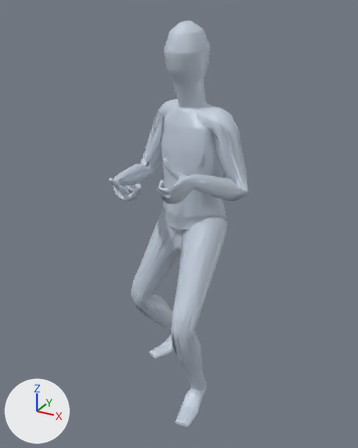
The glTF model app/assets/anims/Base/dagger_idle.glb, before and after one commit.
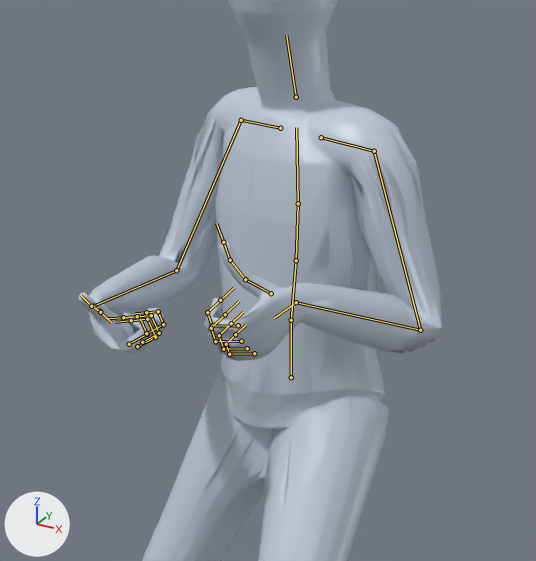
Each version is shown whole from a camera (50 mm lens) standing at (0.924, -1.799, 1.72) and looking at (-0.024, -0.075, 0.858), then close up on the part from 22% to 79% of the width and 15% to 63% of the height. Lighting does not change. The marker at lower left points along +X, +Y and +Z. The first two pictures are the older version. Both versions are drawn at frame 25 of the action 'Animation'; the numbers are the values there. The bones that change, and the others that lie on the model, are drawn over the model as lines in the close-ups.

Objects in the first close-up: 'Body_human_male'.
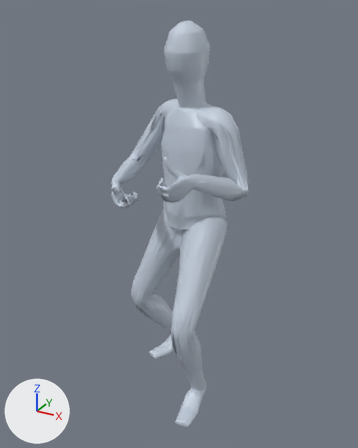
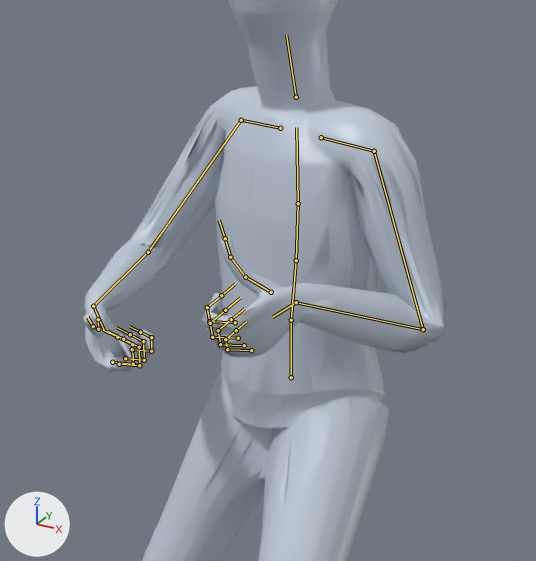
Where the change shows, as pixel boxes (x1, y1, x2, y2) in the close-ups (536 x 561 px):
'Body_human_male', posed
    before: (78, 0, 443, 561)
    after: (83, 0, 445, 561)
bone 'mixamorig:LeftHand', root to tip
    before: (296, 302) to (274, 318)
    after: (296, 302) to (272, 317)
bone 'mixamorig:RightArm', root to tip
    before: (241, 120) to (176, 270)
    after: (241, 120) to (148, 252)
bone 'mixamorig:RightHand', root to tip
    before: (93, 306) to (111, 322)
    after: (93, 306) to (104, 330)

What the commit changed:
Bone 'mixamorig:LeftHand' (bone_mixamorig_lefthand) turns from (-25, -22, 51) to (-30, -23, 51) degrees about its own x, y and z.
Bone 'mixamorig:RightArm' (bone_mixamorig_rightarm) turns from (-64, 19, 29) to (-49, 12, 41) degrees about its own x, y and z.
Bone 'mixamorig:RightHand' (bone_mixamorig_righthand) turns from (-80, 7, -89) to (-66, 19, -92) degrees about its own x, y and z.
